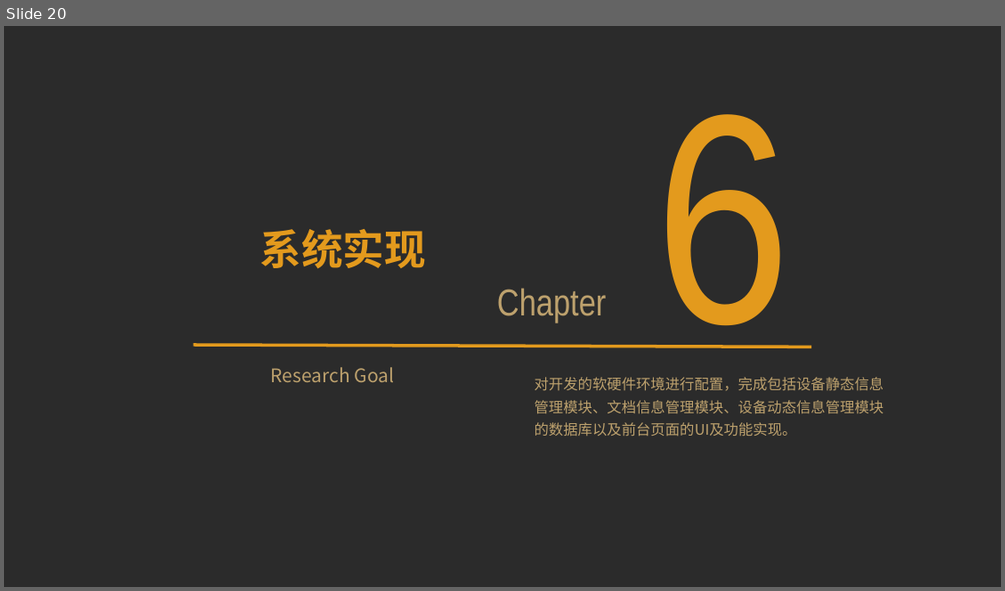
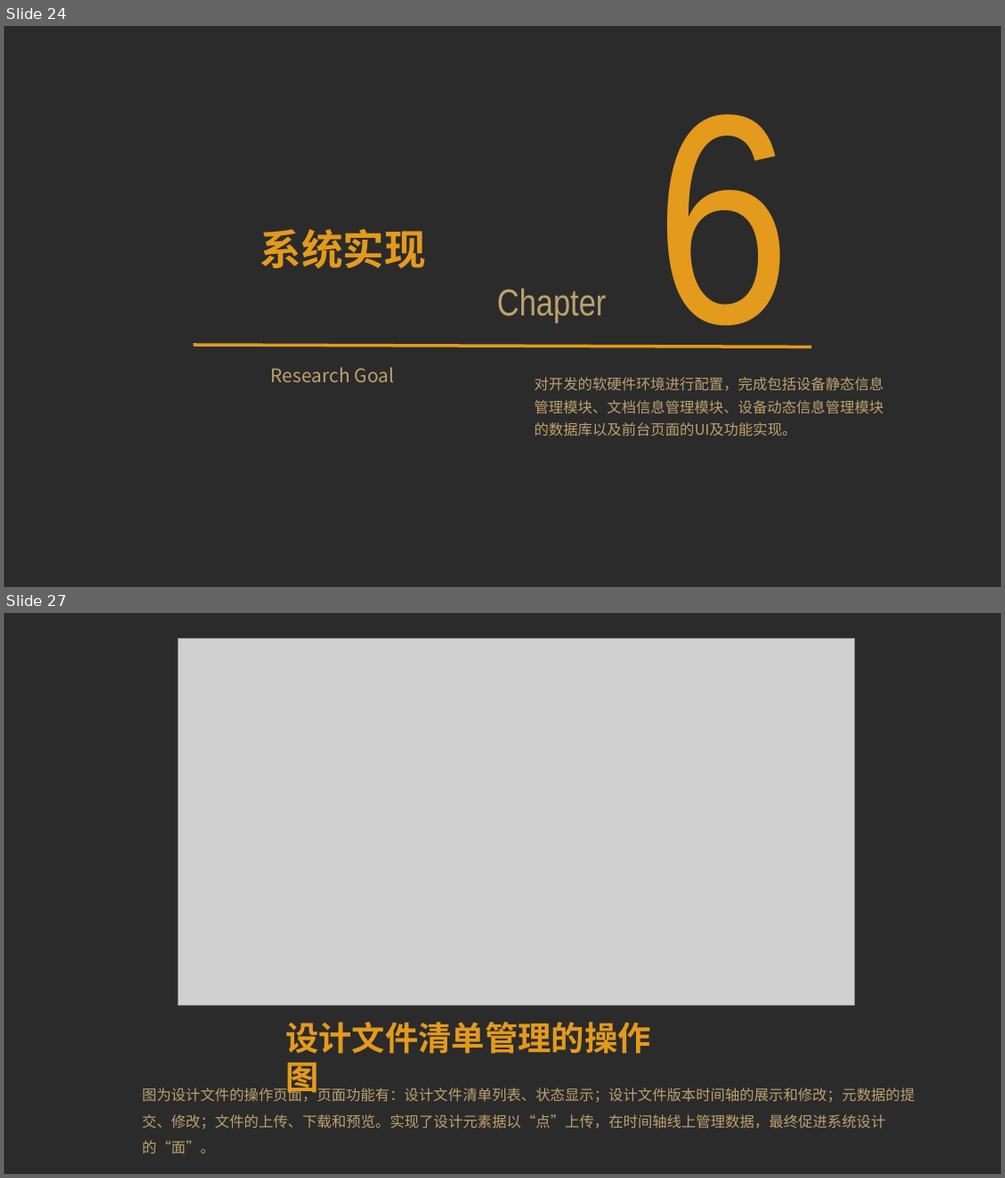
Before and after one commit to zhangly95/thesis-project, a slide deck: 预答辩.pptx. Shown one above the other, each under a label of ours: slide 20 before the commit, slides 24 and 27 after it; the slides between them are not shown. The pictures are 1005x591 and 1005x1178 pixels, drawn with LibreOffice and Linux fonts; fonts in the diff are those of the drawing; grey boxes stand for pictures; background and template pictures are left out; a plain dark background stands for a picture behind light text. Boxes give left, top, right and bottom in pixels: in the first picture for what was removed or moved away, otherwise in the second. Text is boxed around its words. In the diff, an @@ line names an element or a change of style, - is before the commit and + after.

```diff
--- a/预答辩.pptx
+++ b/预答辩.pptx
@@ slide 27 added at (4, 613, 1001, 1174), background picture (left out) @@
@@ picture added at (178, 639, 854, 1005) @@
@@ text added at (285, 1022, 651, 1054), 32 pt, text #E39A1D, bold @@
+设计文件清单管理的操作图
@@ text added at (142, 1086, 914, 1129), 14 pt, text #BDA16D @@
+图为设计文件的操作页面，页面功能有：设计文件清单列表、状态显示；设计文件版本时间轴的展示和修改；元数据的提交、修改；文件的上传、下载和预览。实现了设计元素据以“点”上传，在时间轴线上管理数据，最终促进系统设计的“面”。
@@ what was slide 20 is now slide 24 @@
```
Also in this commit, not shown: 3 slides changed, 7 other slides added.
